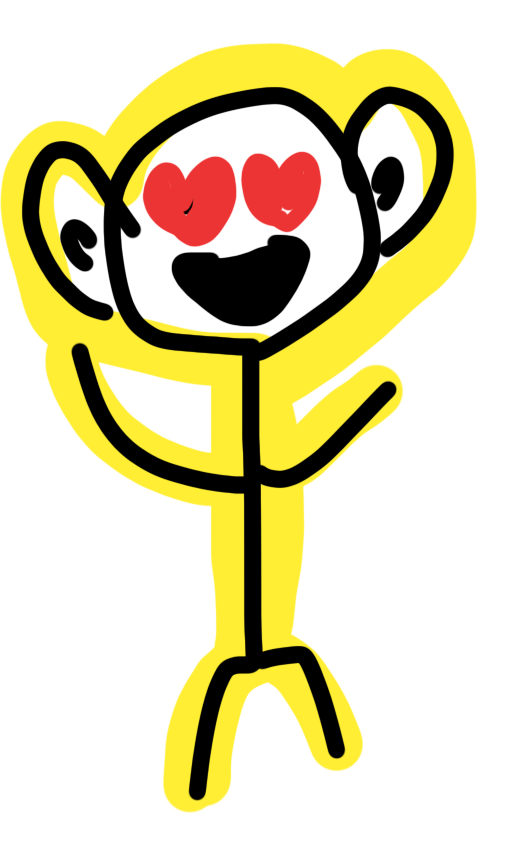
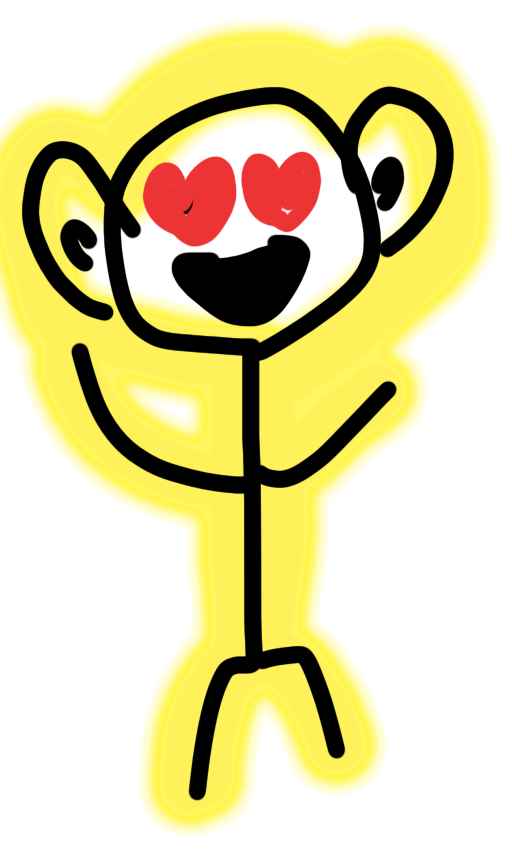
Layer changes from the first 512x864 image to the second:
"Layer 4": opacity 100% → 81% over [0, 42, 478, 814]
